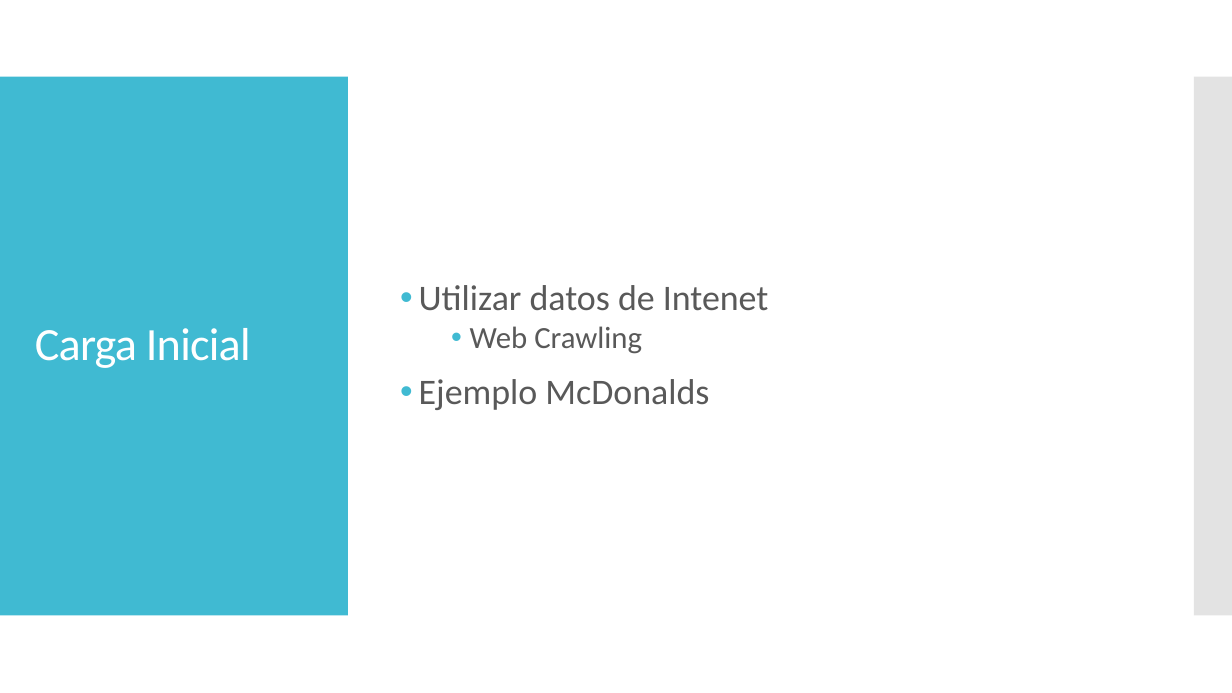
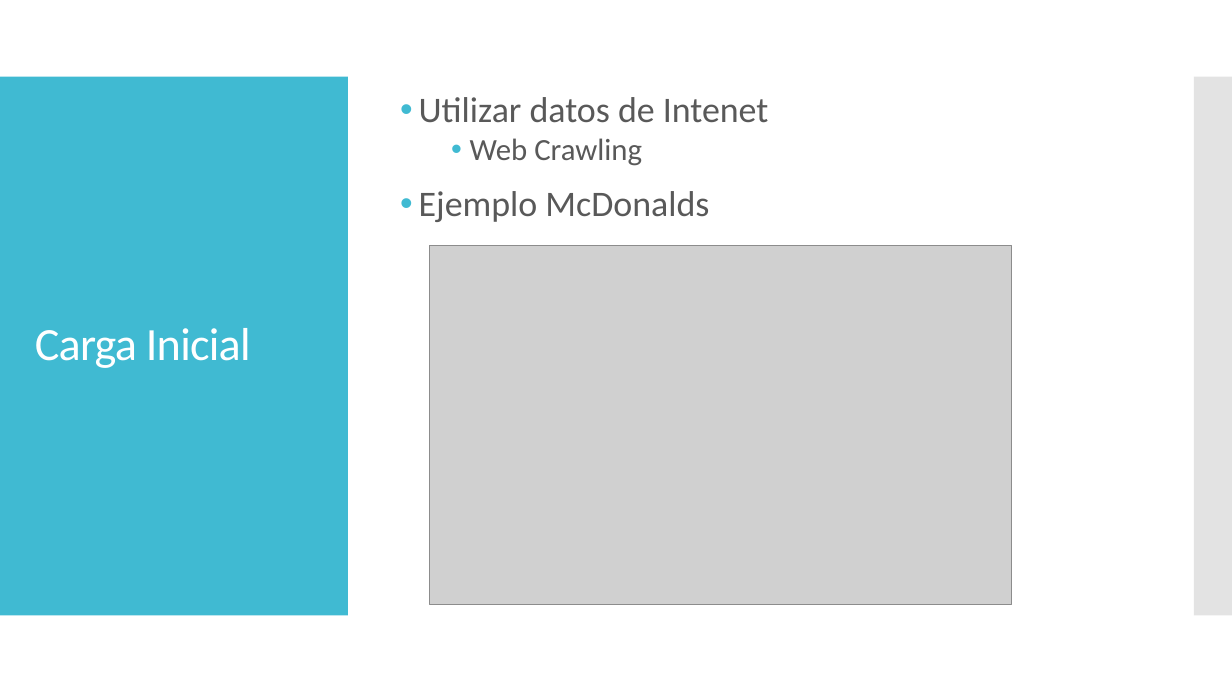
Before and after one commit to dschenkelman/taller-proyectos, a slide deck: slide 10 of Assets/PresentacionTecnica.pptx. Drawn at 1232x693 pixels with LibreOffice and Linux fonts; fonts in the diff are those of the drawing; grey boxes stand for pictures. Boxes give left, top, right and bottom in pixels: in the first picture for what was removed or moved away, otherwise in the second. Text is boxed around its words. In the diff, an @@ line names an element or a change of style, - is before the commit and + after.

```diff
--- a/Assets/PresentacionTecnica.pptx
+++ b/Assets/PresentacionTecnica.pptx
@@ text "Utilizar datos de Intenet" at box(419, 97, 769, 222): vertical alignment middle to top @@
@@ picture added at box(430, 245, 1012, 604) @@
```
Also in this commit, not shown: 1 other slide changed, 2 other files.
